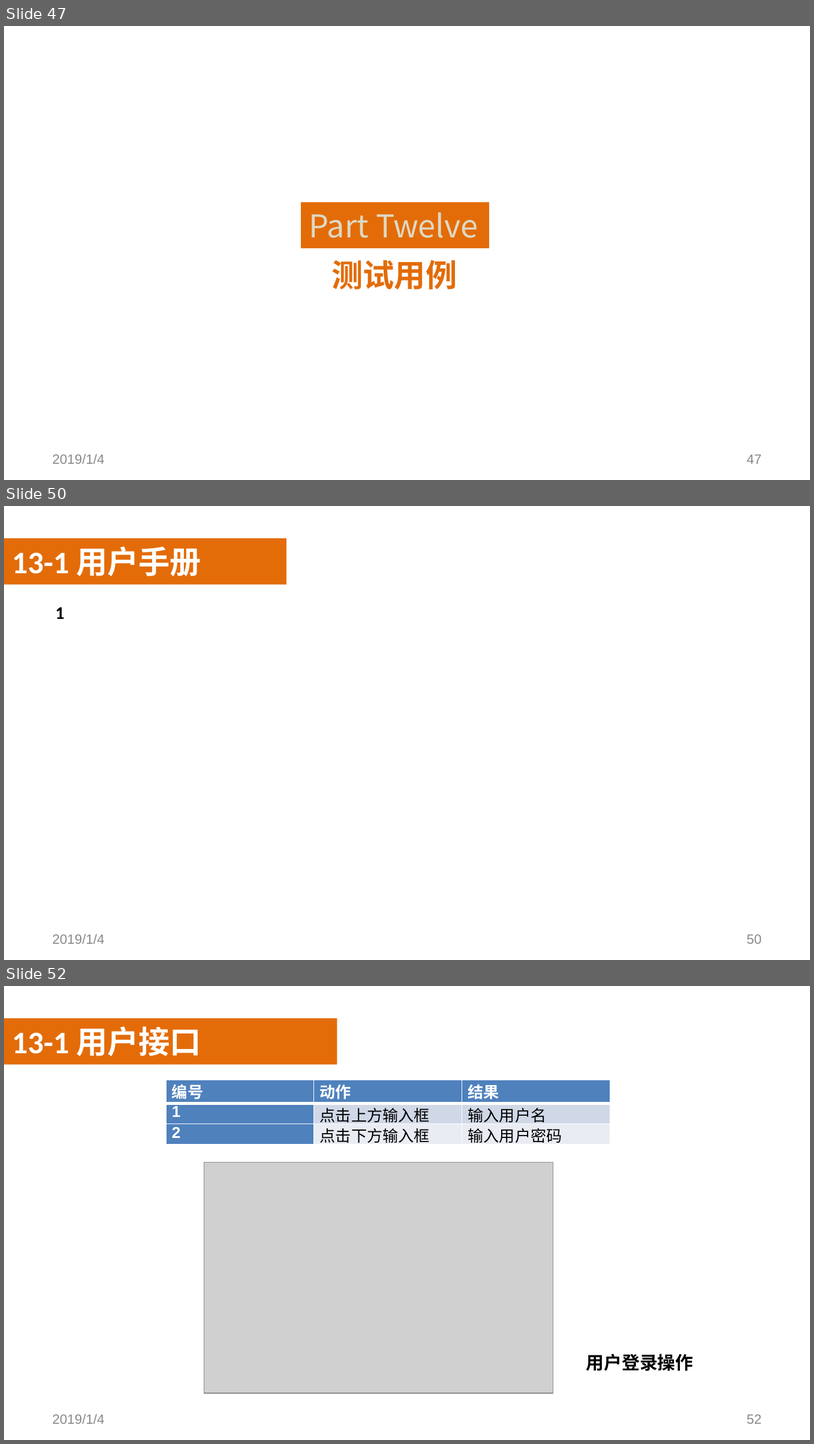
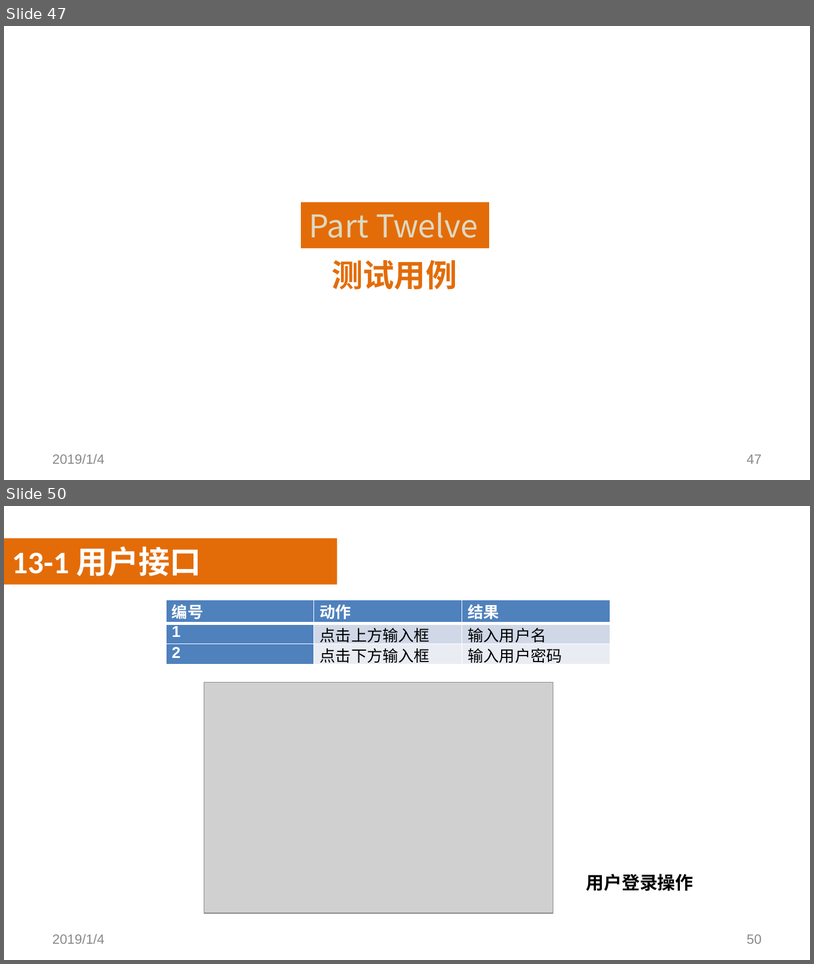
Before and after one commit to SoftwareRequirtmentsG02/Document, a slide deck: 案例教学系统/受控文档/分析设计/PPT/PRD2018-G02-SRS评审PPT.pptx. Shown one above the other, each under a label of ours: slides 47, 50 and 52 before the commit, slides 47 and 50 after it; the slides between them are not shown. The pictures are 814x1444 and 814x964 pixels, drawn with LibreOffice and Linux fonts; fonts in the diff are those of the drawing; grey boxes stand for pictures; background and template pictures are left out. Boxes give left, top, right and bottom in pixels: in the first picture for what was removed or moved away, otherwise in the second. Text is boxed around its words. In the diff, an @@ line names an element or a change of style, - is before the commit and + after.

```diff
--- a/案例教学系统/受控文档/分析设计/PPT/PRD2018-G02-SRS评审PPT.pptx
+++ b/案例教学系统/受控文档/分析设计/PPT/PRD2018-G02-SRS评审PPT.pptx
@@ slide 50 removed at [4,506,810,960], background picture (left out) @@
@@ rectangle removed at [4,538,286,584] @@
@@ text removed at [12,546,201,576] @@
-13-1 用户手册
@@ rectangle removed at [4,562,810,924] @@
@@ text removed at [56,607,65,619] @@
-  1
@@ text removed at [53,934,105,943] @@
-2019/1/4
@@ page number removed at [747,934,762,943] @@
-50
@@ what was slide 52 is now slide 50 @@
@@ page number at [747,934,762,943]: text changed @@
-52
+50
```
Also in this commit, not shown: 11 slides changed, 1 other slide removed, 21 other files.
